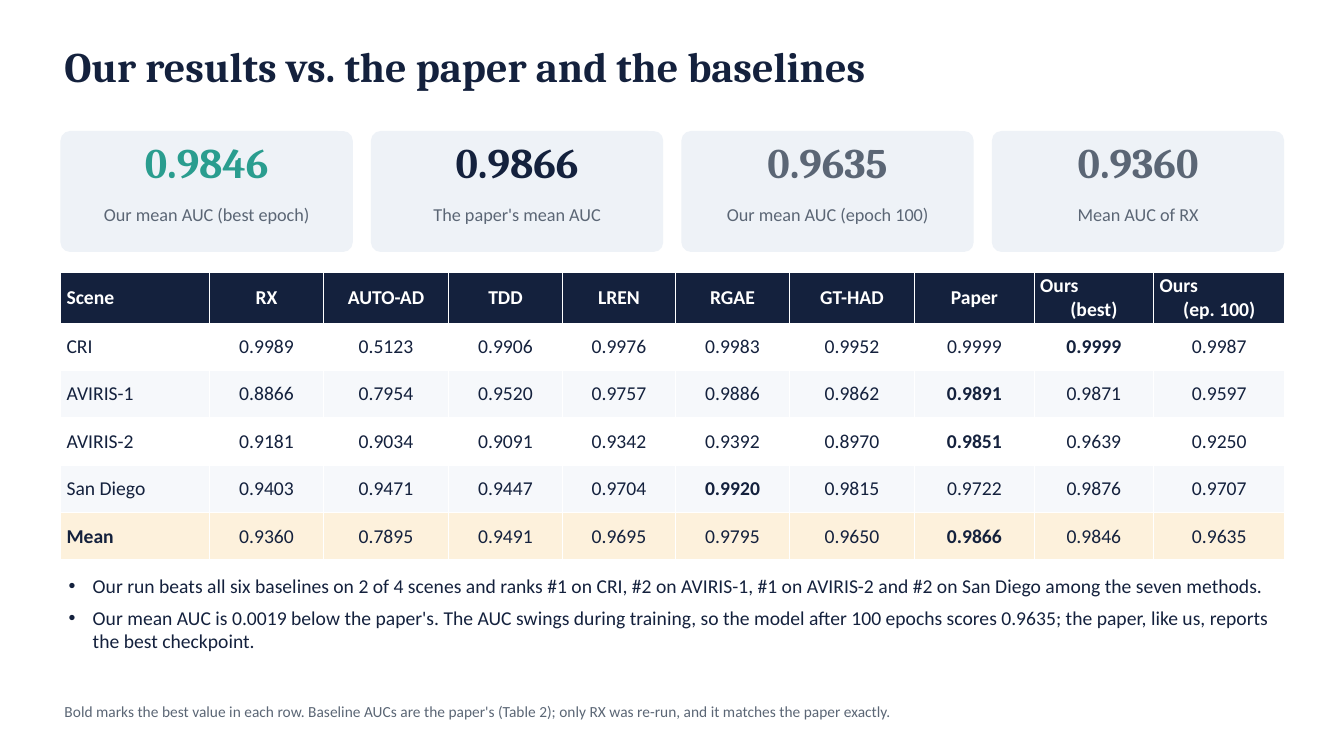
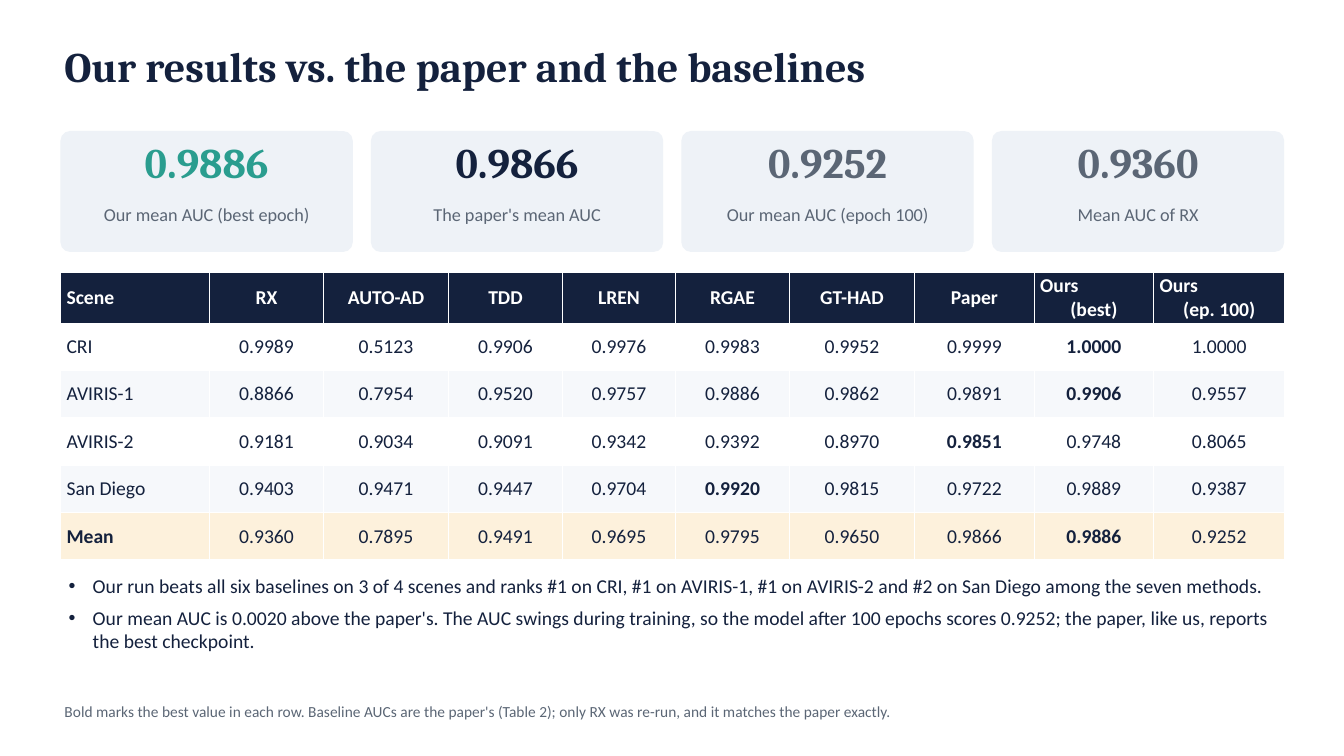
Before and after one commit to SaarthakG-Dtu/Hyperspectral_Anomaly_Detection, a slide deck: slide 10 of presentation/DMS2F-HAD_presentation.pptx. Drawn at 1344x756 pixels with LibreOffice and Linux fonts; fonts in the diff are those of the drawing. Boxes give left, top, right and bottom in pixels: in the first picture for what was removed or moved away, otherwise in the second. Text is boxed around its words. In the diff, an @@ line names an element or a change of style, - is before the commit and + after.

```diff
--- a/presentation/DMS2F-HAD_presentation.pptx
+++ b/presentation/DMS2F-HAD_presentation.pptx
@@ text at (x1=145, y1=149, x2=269, y2=179): text changed @@
-0.9846
+0.9886
@@ text at (x1=768, y1=149, x2=887, y2=179): text changed @@
-0.9635
+0.9252
@@ table at (x1=60, y1=272, x2=1287, y2=557) @@
-row 2, column 9: 0.9999
+row 2, column 9: 1.0000
-row 2, column 10: 0.9987
+row 2, column 10: 1.0000
-row 3, column 9: 0.9871
+row 3, column 9: 0.9906
-row 3, column 10: 0.9597
+row 3, column 10: 0.9557
-row 4, column 9: 0.9639
+row 4, column 9: 0.9748
-row 4, column 10: 0.9250
+row 4, column 10: 0.8065
-row 5, column 9: 0.9876
+row 5, column 9: 0.9889
-row 5, column 10: 0.9707
+row 5, column 10: 0.9387
-row 6, column 9: 0.9846
+row 6, column 9: 0.9886
-row 6, column 10: 0.9635
+row 6, column 10: 0.9252
@@ bold off in "0.9891", "0.9866" @@
@@ text at (x1=93, y1=579, x2=1267, y2=651): text changed @@
-• Our run beats all six baselines on 2 of 4 scenes and ranks #1 on CRI, #2 on AVIRIS-1, #1 on AVIRIS-2 and #2 on San Diego among the seven methods.
-• Our mean AUC is 0.0019 below the paper's. The AUC swings during training, so the model after 100 epochs scores 0.9635; the paper, like us, reports the best checkpoint.
+• Our run beats all six baselines on 3 of 4 scenes and ranks #1 on CRI, #1 on AVIRIS-1, #1 on AVIRIS-2 and #2 on San Diego among the seven methods.
+• Our mean AUC is 0.0020 above the paper's. The AUC swings during training, so the model after 100 epochs scores 0.9252; the paper, like us, reports the best checkpoint.
```
Also in this commit, not shown: 9 other slides changed, 36 other files.
